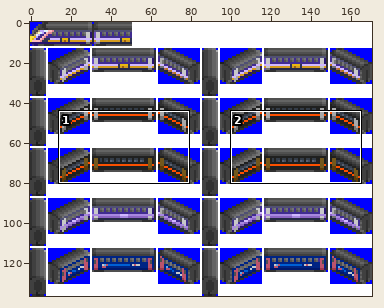
Edited in one commit: sprite sheet (gfx/BR180b.png). Above, an overview of the earlier version with the close-up marked.
Close-up. First the earlier version:
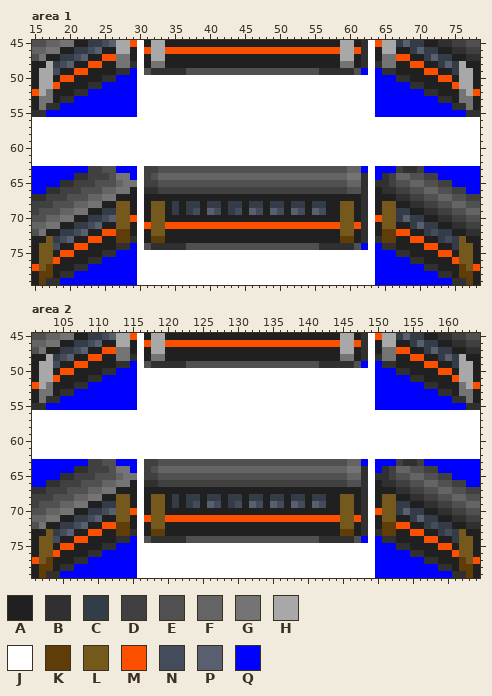
The file is 171x137 pixels. Shown: area 1: x 15..78, y 45..79; area 2: x 101..164, y 45..79.
Palette (. is transparent): A #202020  B #303030  C #343c48  D #404040  E #505050  F #646464  G #747474  H #a8a8a8  J #ffffff  K #603c08  L #74581c  M #fc5000  N #444c5c  P #586070  Q #0000ff
Once edited:
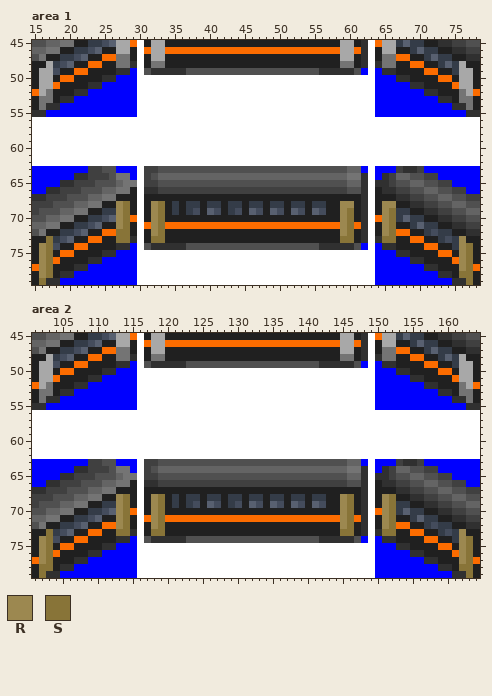
Colours new in this view: R #9c8850  S #887438
Difference:
{"colour":"M","old":"#fc5000","new":"#fc6c00"}
{"where": "area 1"}
{"y":68,"x":27,"old":"LL","new":"RS"}
{"y":68,"x":32,"old":"LL","new":"RS"}
{"y":68,"x":59,"old":"LL","new":"RR"}
{"y":68,"x":65,"old":"LL","new":"RR"}
{"y":69,"x":27,"old":"LL","new":"RS"}
{"y":69,"x":32,"old":"LL","new":"RS"}
{"y":69,"x":59,"old":"LL","new":"RS"}
{"y":69,"x":65,"old":"LL","new":"RS"}
{"y":70,"x":27,"old":"LL","new":"RS"}
{"y":70,"x":32,"old":"LL","new":"RS"}
{"y":70,"x":59,"old":"LL","new":"RS"}
{"y":70,"x":65,"old":"LL","new":"RS"}
{"y":71,"x":27,"old":"LL","new":"RS"}
{"y":71,"x":32,"old":"LL","new":"RS"}
{"y":71,"x":59,"old":"LL","new":"RS"}
{"y":71,"x":65,"old":"LL","new":"RS"}
{"y":72,"x":27,"old":"KK","new":"SS"}
{"y":72,"x":32,"old":"LL","new":"RS"}
{"y":72,"x":59,"old":"LL","new":"RS"}
{"y":72,"x":65,"old":"KK","new":"RS"}
{"y":73,"x":17,"old":"L","new":"S"}
{"y":73,"x":27,"old":"KK","new":"SS"}
{"y":73,"x":32,"old":"KK","new":"SS"}
{"y":73,"x":59,"old":"KK","new":"SS"}
{"y":73,"x":65,"old":"KK","new":"SS"}
{"y":73,"x":76,"old":"L","new":"R"}
{"y":74,"x":16,"old":"LL","new":"RS"}
{"y":74,"x":76,"old":"LL","new":"RS"}
{"y":75,"x":16,"old":"LL","new":"RS"}
{"y":75,"x":76,"old":"LL","new":"RS"}
{"y":76,"x":16,"old":"LL","new":"RS"}
{"y":76,"x":76,"old":"LL","new":"RS"}
{"y":77,"x":16,"old":"LK","new":"RS"}
{"y":77,"x":76,"old":"KL","new":"RS"}
{"y":78,"x":16,"old":"KK","new":"RS"}
{"y":78,"x":76,"old":"KK","new":"SS"}
{"y":79,"x":16,"old":"K","new":"S"}
{"y":79,"x":77,"old":"K","new":"S"}
{"where": "area 2"}
{"y":68,"x":113,"old":"LL","new":"RS"}
{"y":68,"x":118,"old":"LL","new":"RS"}
{"y":68,"x":145,"old":"LL","new":"RS"}
{"y":68,"x":151,"old":"LL","new":"RS"}
{"y":69,"x":113,"old":"LL","new":"RS"}
{"y":69,"x":118,"old":"LL","new":"RS"}
{"y":69,"x":145,"old":"LL","new":"RS"}
{"y":69,"x":151,"old":"LL","new":"RS"}
{"y":70,"x":113,"old":"LL","new":"RS"}
{"y":70,"x":118,"old":"LL","new":"RS"}
{"y":70,"x":145,"old":"LL","new":"RS"}
{"y":70,"x":151,"old":"LL","new":"RS"}
{"y":71,"x":113,"old":"LL","new":"RS"}
{"y":71,"x":118,"old":"LL","new":"RS"}
{"y":71,"x":145,"old":"LL","new":"RS"}
{"y":71,"x":151,"old":"LL","new":"RS"}
{"y":72,"x":113,"old":"KK","new":"RS"}
{"y":72,"x":118,"old":"LL","new":"RS"}
{"y":72,"x":145,"old":"LL","new":"RS"}
{"y":72,"x":151,"old":"KK","new":"RS"}
{"y":73,"x":103,"old":"L","new":"S"}
{"y":73,"x":113,"old":"KK","new":"SS"}
{"y":73,"x":118,"old":"KK","new":"SS"}
{"y":73,"x":145,"old":"KK","new":"SS"}
{"y":73,"x":151,"old":"KK","new":"SS"}
{"y":73,"x":162,"old":"L","new":"R"}
{"y":74,"x":102,"old":"LL","new":"RS"}
{"y":74,"x":162,"old":"LL","new":"RS"}
{"y":75,"x":102,"old":"LL","new":"RS"}
{"y":75,"x":162,"old":"LL","new":"RS"}
{"y":76,"x":102,"old":"LL","new":"RS"}
{"y":76,"x":162,"old":"LL","new":"RS"}
{"y":77,"x":102,"old":"LK","new":"RS"}
{"y":77,"x":162,"old":"KL","new":"RS"}
{"y":78,"x":102,"old":"KK","new":"SS"}
{"y":78,"x":162,"old":"KK","new":"SS"}
{"y":79,"x":102,"old":"K","new":"S"}
{"y":79,"x":163,"old":"K","new":"S"}
{"label":"changed","picture_box":[32,40,480,96]}
{"label":"changed","picture_box":[32,201,480,285]}
{"label":"changed","picture_box":[32,333,480,389]}
{"label":"changed","picture_box":[32,494,480,578]}
